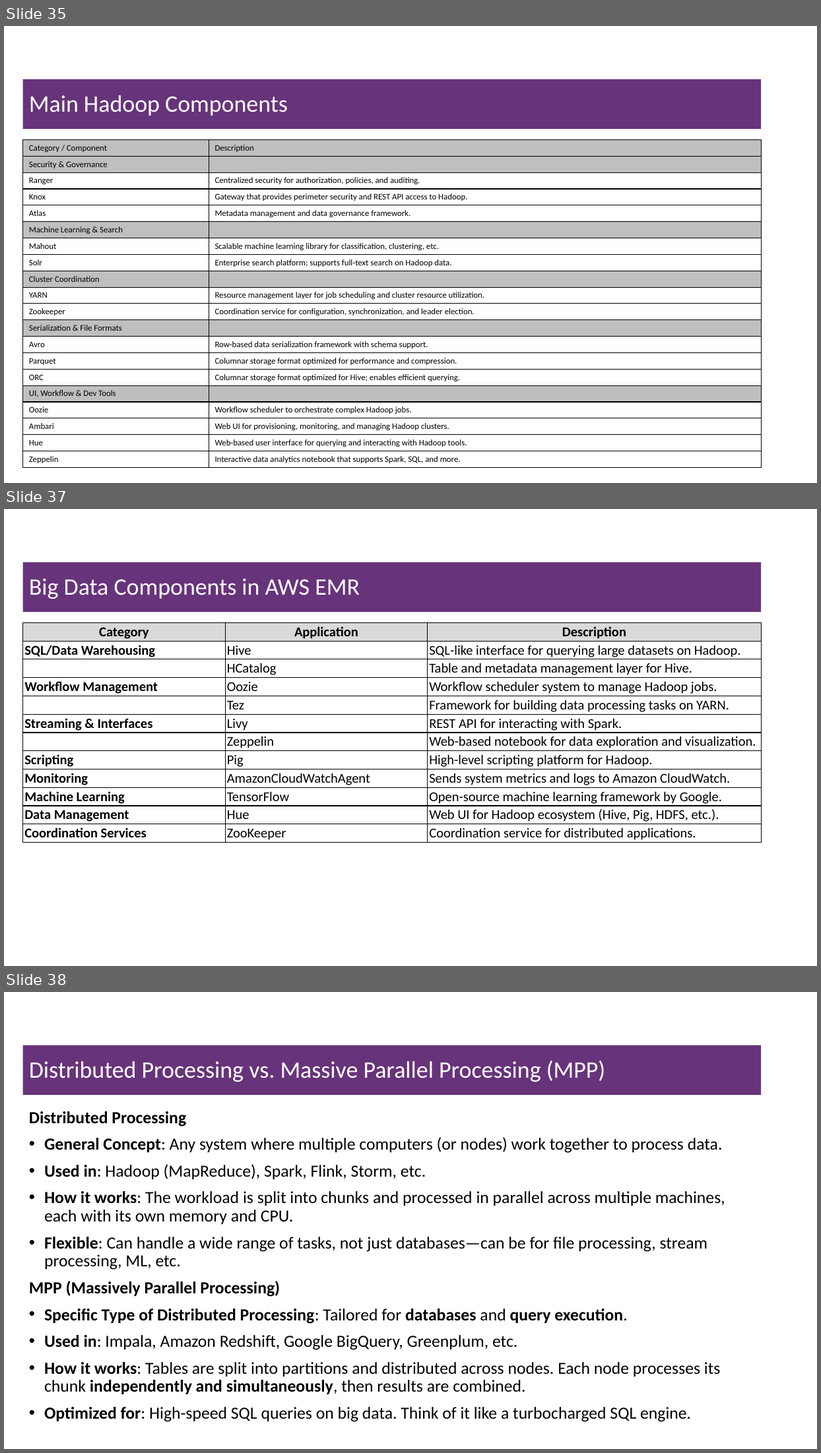
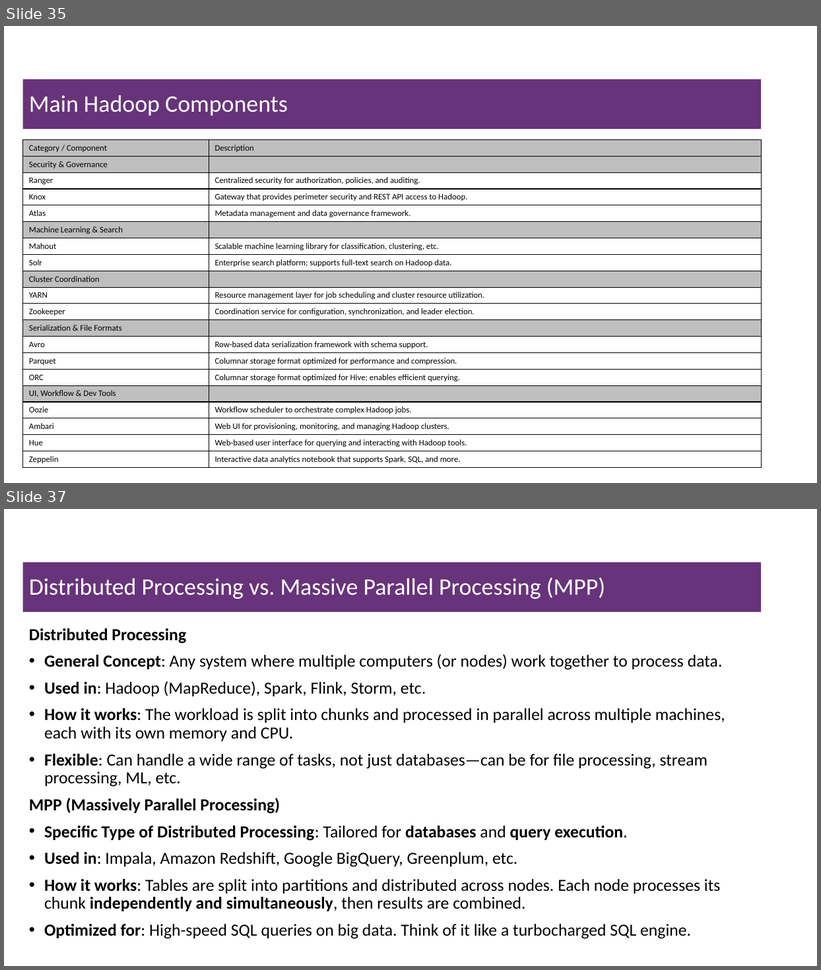
Before and after one commit to msfasha/307401-Big-Data, a slide deck: 20243/section_2_introduction_to_hadoop_eco_system/2-Introduction to Hadoop Eco System.pptx. Shown one above the other, each under a label of ours: slides 35, 37 and 38 before the commit, slides 35 and 37 after it; the slides between them are not shown. The pictures are 821x1453 and 821x970 pixels, drawn with LibreOffice and Linux fonts; fonts in the diff are those of the drawing; background and template pictures are left out. Boxes give left, top, right and bottom in pixels: in the first picture for what was removed or moved away, otherwise in the second. Text is boxed around its words. In the diff, an @@ line names an element or a change of style, - is before the commit and + after.

Commit message:
some updates to the hadoop echo system

```diff
--- a/20243/section_2_introduction_to_hadoop_eco_system/2-Introduction to Hadoop Eco System.pptx
+++ b/20243/section_2_introduction_to_hadoop_eco_system/2-Introduction to Hadoop Eco System.pptx
@@ slide 37 removed at (4, 509, 817, 966), background #FFFFFF @@
@@ title removed at (23, 562, 762, 612) @@
-Big Data Components in AWS EMR
@@ table removed at (23, 623, 762, 843), 12 rows, 3 columns @@
-Category | Application | Description
-SQL/Data Warehousing | Hive | SQL-like interface for querying large datasets on Hadoop.
- | HCatalog | Table and metadata management layer for Hive.
-Workflow Management | Oozie | Workflow scheduler system to manage Hadoop jobs.
- | Tez | Framework for building data processing tasks on YARN.
-Streaming & Interfaces | Livy | REST API for interacting with Spark.
- | Zeppelin | Web-based notebook for data exploration and visualization.
-Scripting | Pig | High-level scripting platform for Hadoop.
-Monitoring | AmazonCloudWatchAgent | Sends system metrics and logs to Amazon CloudWatch.
-Machine Learning | TensorFlow | Open-source machine learning framework by Google.
-Data Management | Hue | Web UI for Hadoop ecosystem (Hive, Pig, HDFS, etc.).
-Coordination Services | ZooKeeper | Coordination service for distributed applications.
@@ what was slide 38 is now slide 37 @@
```
Also in this commit, not shown: 4 slides changed, 2 other files.
